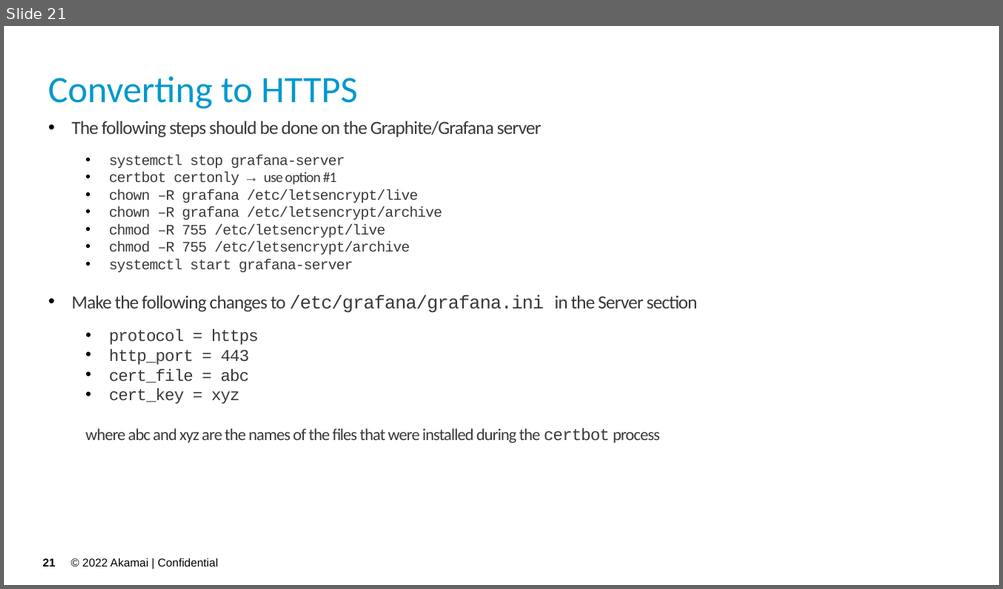
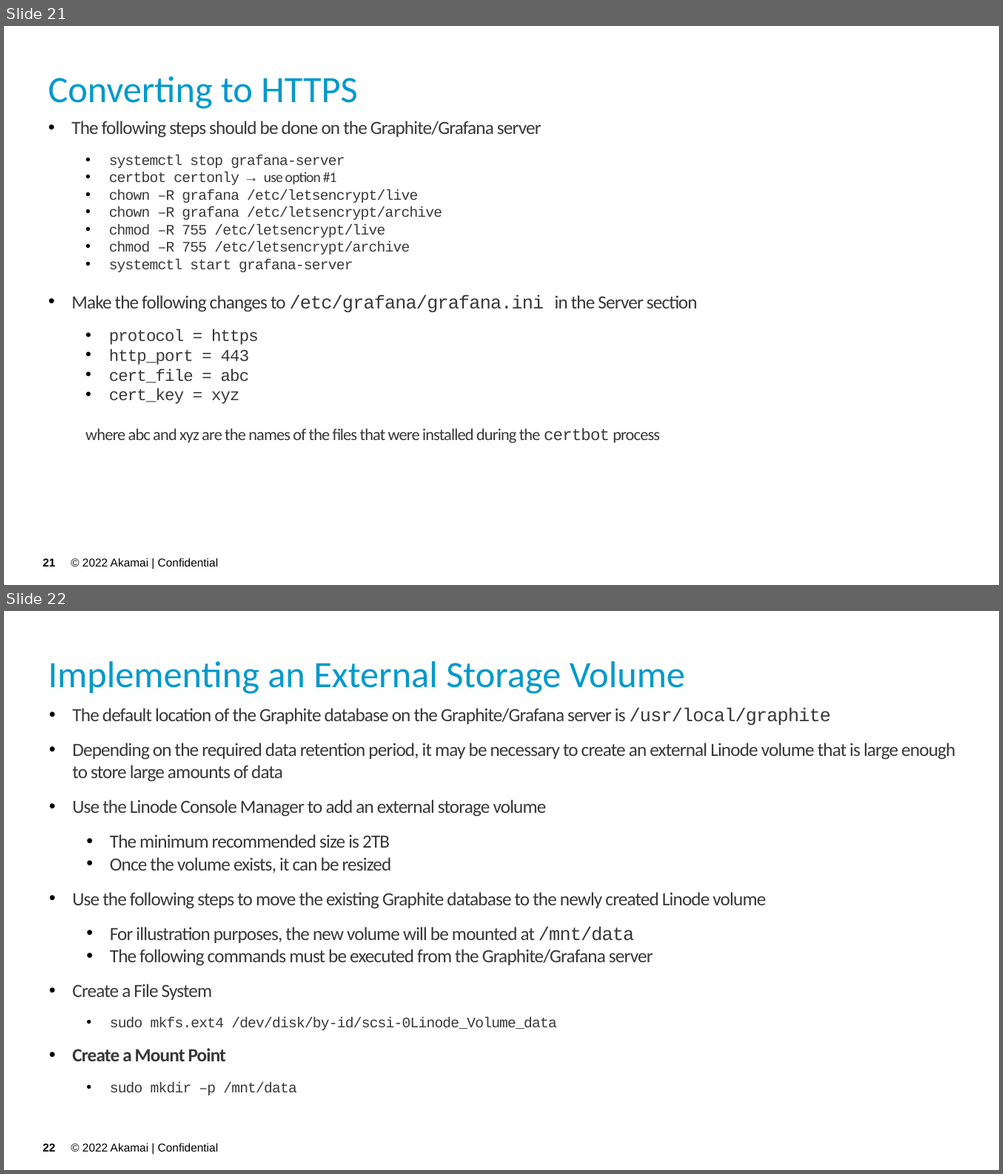
Before and after one commit to akamai-consulting/sitespeed, a slide deck: Info/Guide.pptx. Shown one above the other, each under a label of ours: slide 21 before the commit, slides 21 and 22 after it. The pictures are 1003x589 and 1003x1174 pixels, drawn with LibreOffice and Linux fonts; fonts in the diff are those of the drawing; background and template pictures are left out. Boxes give left, top, right and bottom in pixels: in the first picture for what was removed or moved away, otherwise in the second. Text is boxed around its words. In the diff, an @@ line names an element or a change of style, - is before the commit and + after.

Commit message:
Instructions for using external volume

```diff
--- a/Info/Guide.pptx
+++ b/Info/Guide.pptx
@@ slide 22 added at (4,611,999,1170), background picture (left out); not listed: 2 template elements that a slide beside it also shows @@
@@ title added at (48,661,685,694), 36 pt, text #0099CC @@
+Implementing an External Storage Volume
@@ text added at (72,708,955,1096), 18 pt, text #383838 @@
+• The default location of the Graphite database on the Graphite/Grafana server is /usr/local/graphite
+• Depending on the required data retention period, it may be necessary to create an external Linode volume that is large enough to store large amounts of data
+• Use the Linode Console Manager to add an external storage volume
+  • The minimum recommended size is 2TB
+  • Once the volume exists, it can be resized
+• Use the following steps to move the existing Graphite database to the newly created Linode volume
+  • For illustration purposes, the new volume will be mounted at /mnt/data
+  • The following commands must be executed from the Graphite/Grafana server
+• Create a File System
+  • sudo mkfs.ext4 /dev/disk/by-id/scsi-0Linode_Volume_data
+• Create a Mount Point
+  • sudo mkdir –p /mnt/data
```
Also in this commit, not shown: 1 slide changed, 3 other slides added, 1 other file.
